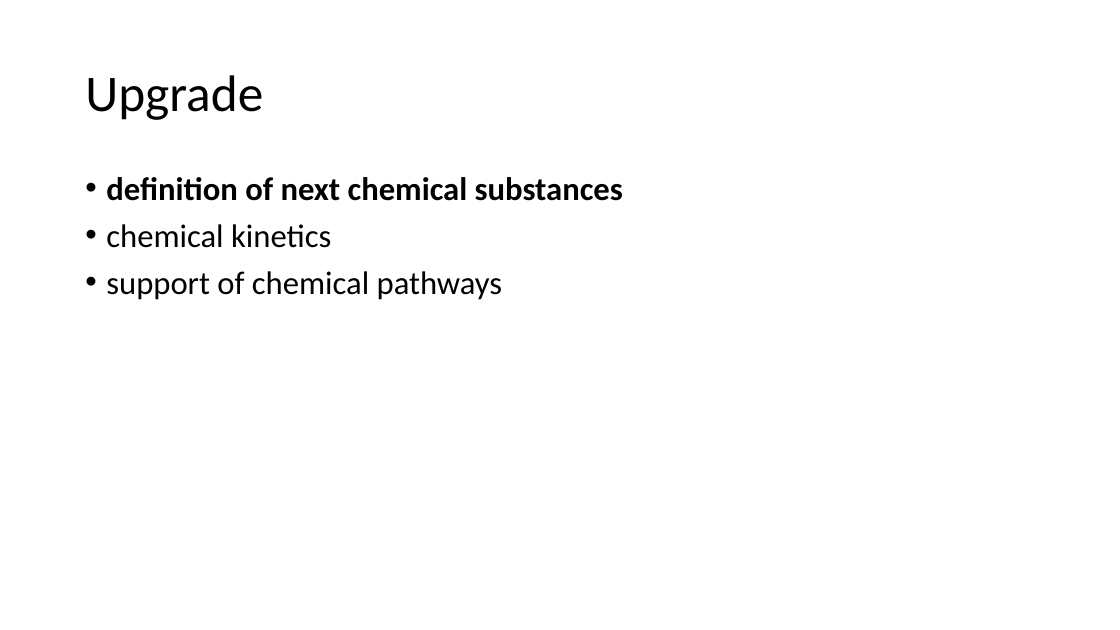
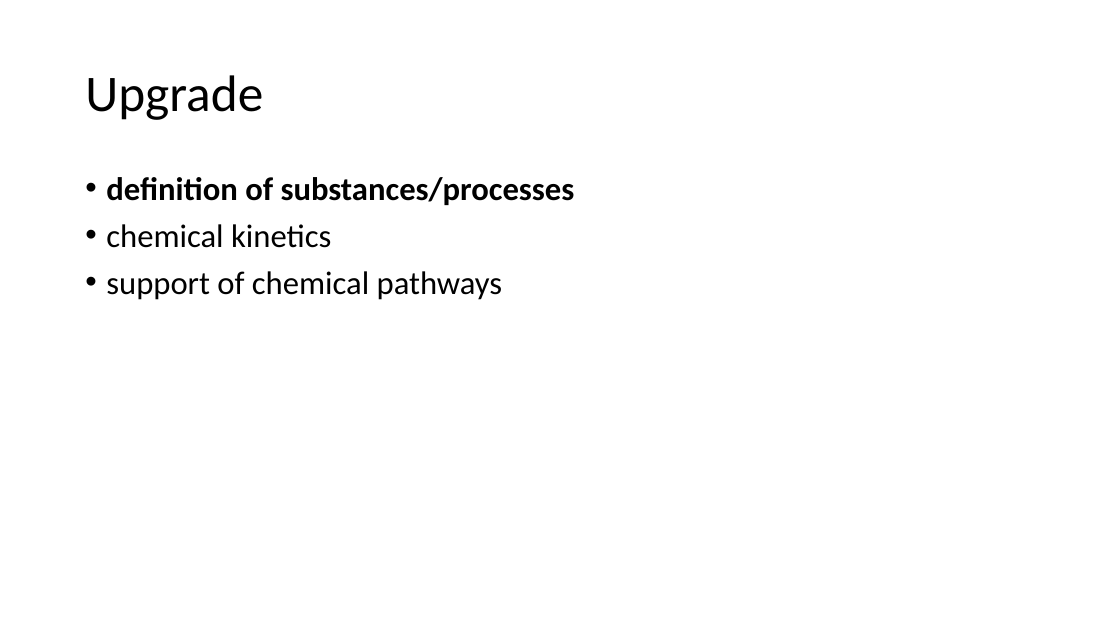
Before and after one commit to MarekMatejak/Chemical, a slide deck: slide 4 of Chemical/Resources/Documentation/Modelica2025-presentation.pptx. Drawn at 1120x630 pixels with LibreOffice and Linux fonts; fonts in the diff are those of the drawing. Boxes give left, top, right and bottom in pixels: in the first picture for what was removed or moved away, otherwise in the second. Text is boxed around its words. In the diff, an @@ line names an element or a change of style, - is before the commit and + after.

Commit message:
Upgrade conference presentation

```diff
--- a/Chemical/Resources/Documentation/Modelica2025-presentation.pptx
+++ b/Chemical/Resources/Documentation/Modelica2025-presentation.pptx
@@ text at [106, 177, 575, 205]: text changed @@
-• definition of next chemical substances
+• definition of substances/processes
```
Also in this commit, not shown: 5 other slides changed, 1 slide added.
